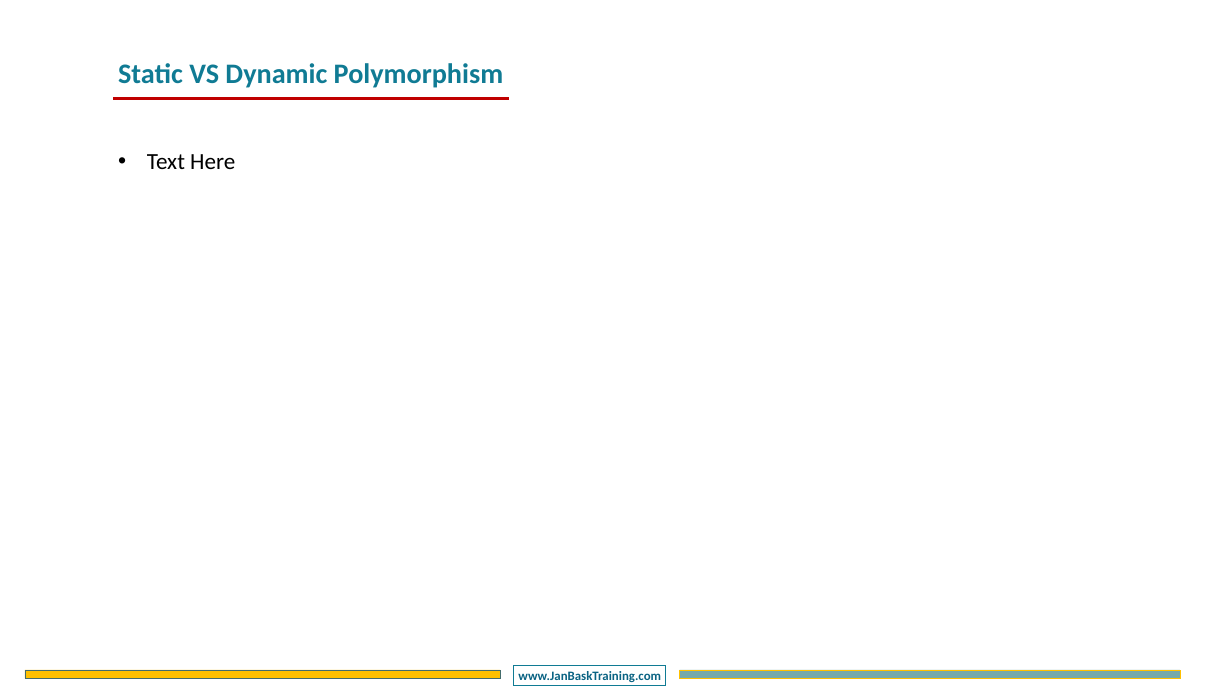
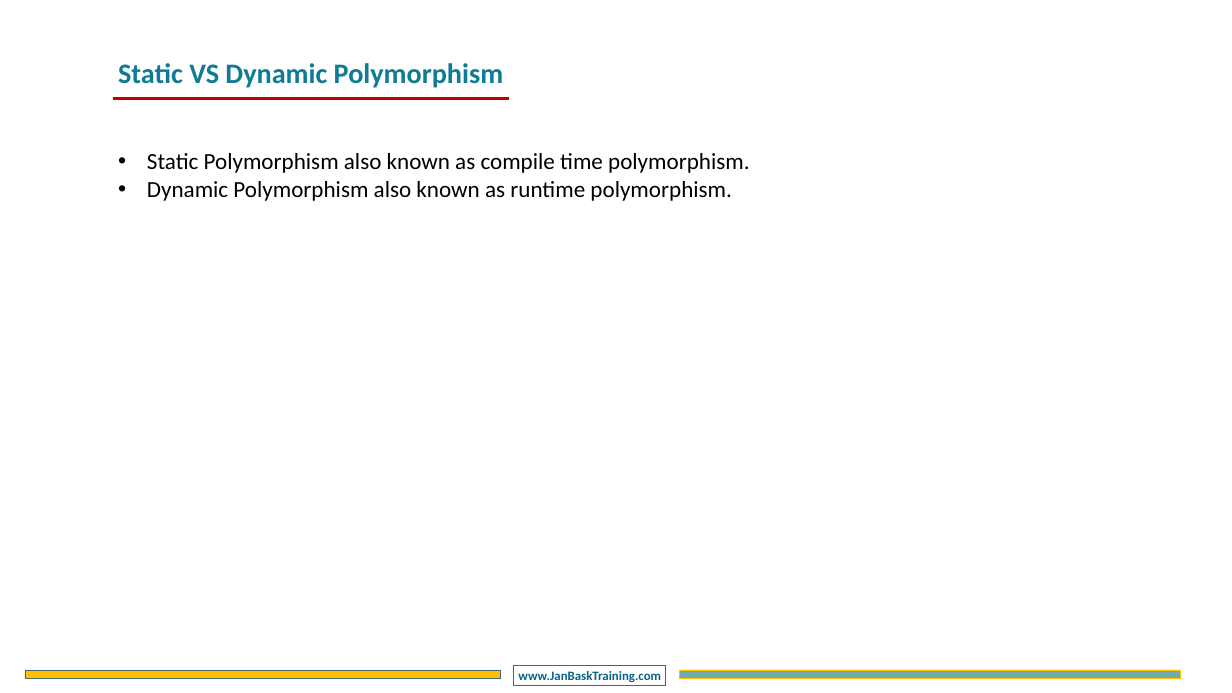
Before and after one commit to CompleteJavaTraining/JavaEssentials, a slide deck: slide 3 of slides/COREJ1/COREJ1 - Chapter5.pptx. Drawn at 1232x693 pixels with LibreOffice and Linux fonts; fonts in the diff are those of the drawing; background and template pictures are left out. Boxes give left, top, right and bottom in pixels: in the first picture for what was removed or moved away, otherwise in the second. Text is boxed around its words. In the diff, an @@ line names an element or a change of style, - is before the commit and + after.

```diff
--- a/slides/COREJ1/COREJ1 - Chapter5.pptx
+++ b/slides/COREJ1/COREJ1 - Chapter5.pptx
@@ text at (147,153,750,201): text changed @@
-• Text Here
+• Static Polymorphism also known as compile time polymorphism.
+• Dynamic Polymorphism also known as runtime polymorphism.
```
Also in this commit, not shown: 18 other files.
